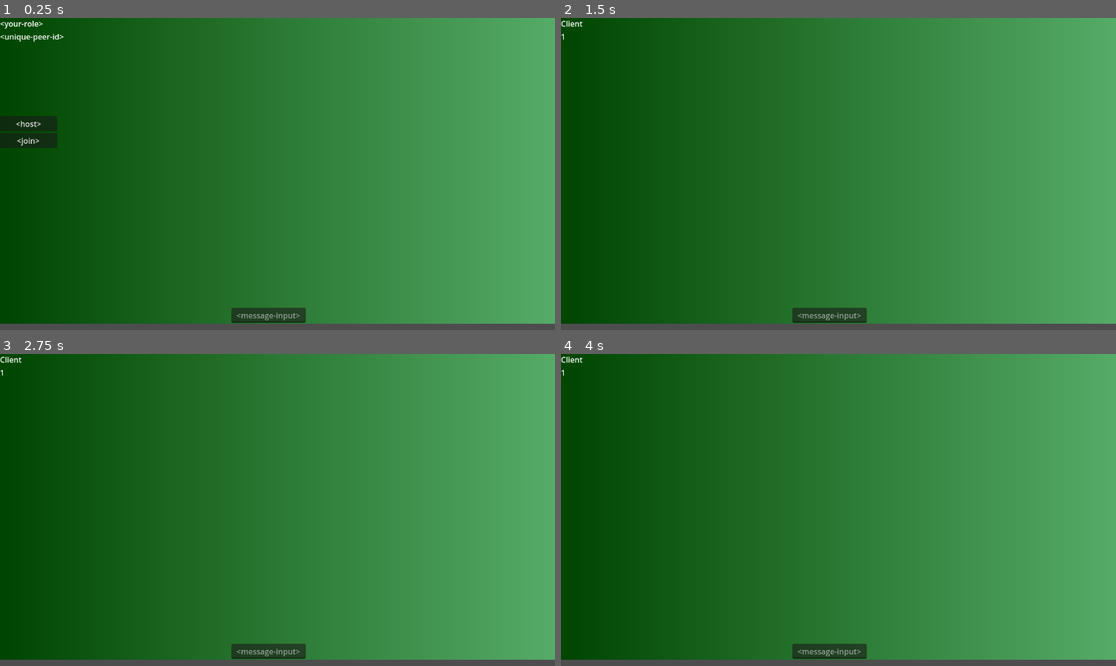
Above: before the commit, frames 1-4 (two rows, left to right).
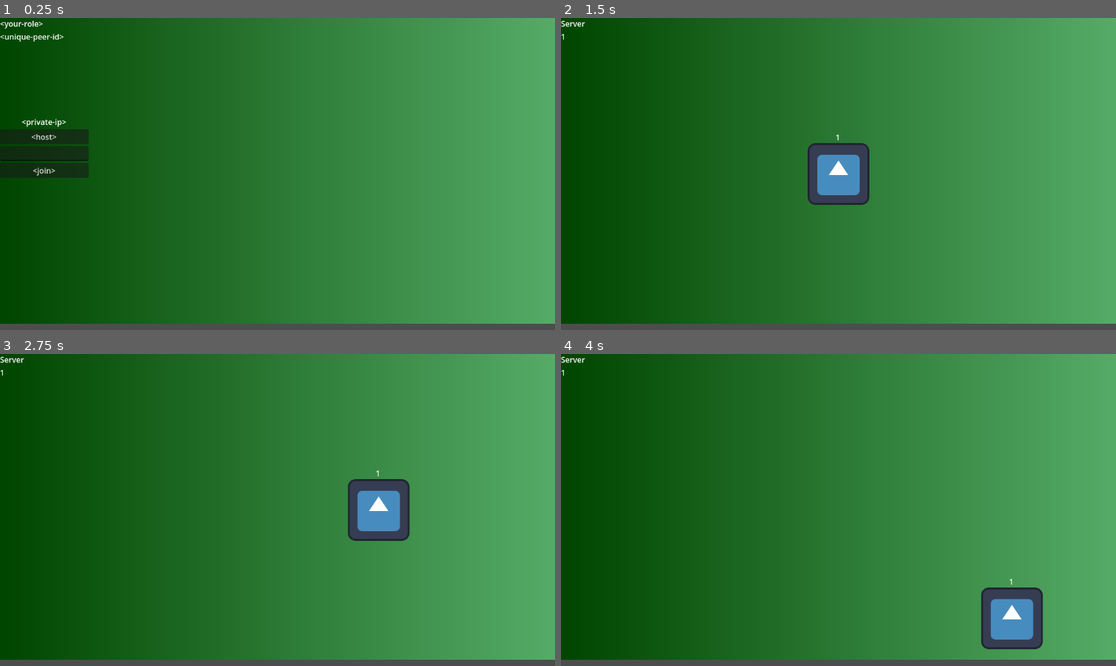
Above: after the commit, the same moments.

Repository: Boyquotes/team-wiitanks-godot-4-networking
Game: Godot game, scene res://scenes/game.tscn
The game is run twice, just before and just after one commit, with the same random seed, the same clock (stepped at 60 frames per second) and the same inputs. The engine's default icon, where the game draws it, is replaced by a stand-in: a white triangle on a blue panel in a dark square.
Inputs (mouse positions are in pixels of both pictures, inside the frame that each line leads up to):
- Up to frame 1 (0.25 s): no input
- Up to frame 2 (1.5 s): click "<join>" at 0.5 s; click (605, 136) at 1.25 s, where only the run after the commit has a clickable "<host>"
- Up to frame 3 (2.75 s): tap Enter at 2 s; hold Right (ui_right) from 2.03 s (still down)
- Up to frame 4 (4 s): release Right (ui_right) at 2.78 s; hold Down (ui_down) 2.78-3.53 s; hold Right (ui_right) from 3.53 s (still down)

The runs differ from the first frame. In frame 1, 3.0% of the frame differs, in the area x 0-56%, y 31-98%; in frame 2, 2.9%; in frame 3, 2.9%; in frame 4, 2.9%.
Error after the commit: Out of bounds get index '7' (on base: 'PackedStringArray') (res://scripts/main.gd:16)

Commit message:
took out message box, added custom ip entry

Diff:
--- a/scenes/game.tscn
+++ b/scenes/game.tscn
@@ -30,33 +30,24 @@
 
 [node name="container-menu" type="VBoxContainer" parent="."]
 offset_top = 204.0
-offset_right = 119.0
+offset_right = 184.0
 offset_bottom = 365.0
+
+[node name="ip-display-label" type="Label" parent="container-menu"]
+layout_mode = 2
+text = "<private-ip>"
+horizontal_alignment = 1
 
 [node name="button-host" type="Button" parent="container-menu"]
 layout_mode = 2
 text = "<host>"
 
+[node name="ip-enter-field" type="LineEdit" parent="container-menu"]
+layout_mode = 2
+
 [node name="button-join" type="Button" parent="container-menu"]
 layout_mode = 2
 text = "<join>"
 
-[node name="message-input" type="LineEdit" parent="."]
-anchors_preset = 7
-anchor_left = 0.5
-anchor_top = 1.0
-anchor_right = 0.5
-anchor_bottom = 1.0
-offset_left = 480.0
-offset_top = 602.0
-offset_right = 634.766
-offset_bottom = 633.0
-grow_horizontal = 2
-grow_vertical = 0
-placeholder_text = "<message-input>"
-alignment = 1
-expand_to_text_length = true
-
 [connection signal="pressed" from="container-menu/button-host" to="." method="_on_buttonhost_pressed"]
 [connection signal="pressed" from="container-menu/button-join" to="." method="_on_buttonjoin_pressed"]
-[connection signal="text_submitted" from="message-input" to="." method="_on_messageinput_text_submitted"]
--- a/scripts/main.gd
+++ b/scripts/main.gd
@@ -6,9 +6,14 @@
 # info on what computer to connect to. for development, just loopback to self.
 # port number isn't too important unless reserved (past first 1024 is safe)
 const PORT = 9999
-const ADDRESS = "localhost"
+const TEST_ADDRESS = "127.0.0.1"
+const TESTING_LOCAL = false
 
 var connected_peer_ids = []
+
+func _ready():
+	# show user their machine's private IP for connection purposes
+	get_node("container-menu/ip-display-label").text = "IP: " + str(IP.get_local_addresses()[7])
 
 func _on_buttonhost_pressed():
 	# hide buttons, show this machine is a server
@@ -41,15 +46,23 @@
 	)
 
 func _on_buttonjoin_pressed():
-	# hide buttons, show this machine is a client
-	get_node("container-network-info/network-role").text = "Client"
-	get_node("container-menu").visible = false
 
-	# instruct multiplayerPeer to make a client, connect to ADDRESS and listen on PORT
-	multiplayerPeer.create_client(ADDRESS, PORT)
+	var stored_ip
+	if TESTING_LOCAL:
+		stored_ip = TEST_ADDRESS
+	else:
+		stored_ip = get_node("container-menu/ip-enter-field").text
 
-	multiplayer.multiplayer_peer = multiplayerPeer
-	get_node("container-network-info/label-peer-id").text = str(multiplayer.get_unique_id())
+	if stored_ip.is_valid_ip_address():
+		# hide buttons, show this machine is a client
+		get_node("container-network-info/network-role").text = "Client"
+		get_node("container-menu").visible = false
+
+		# instruct multiplayerPeer to make a client, connect to ADDRESS and listen on PORT
+		multiplayerPeer.create_client(stored_ip, PORT)
+
+		multiplayer.multiplayer_peer = multiplayerPeer
+		get_node("container-network-info/label-peer-id").text = str(multiplayer.get_unique_id())
 
 # when called, instantiate the player scene, add instance to scene
 func add_player_character(peer_id):
@@ -68,6 +81,3 @@
 func add_previously_connected_player_characters(peer_ids):
 	for peer_id in peer_ids:
 		add_player_character(peer_id)
-
-func _on_messageinput_text_submitted(new_text):
-	pass # Replace with function body.
